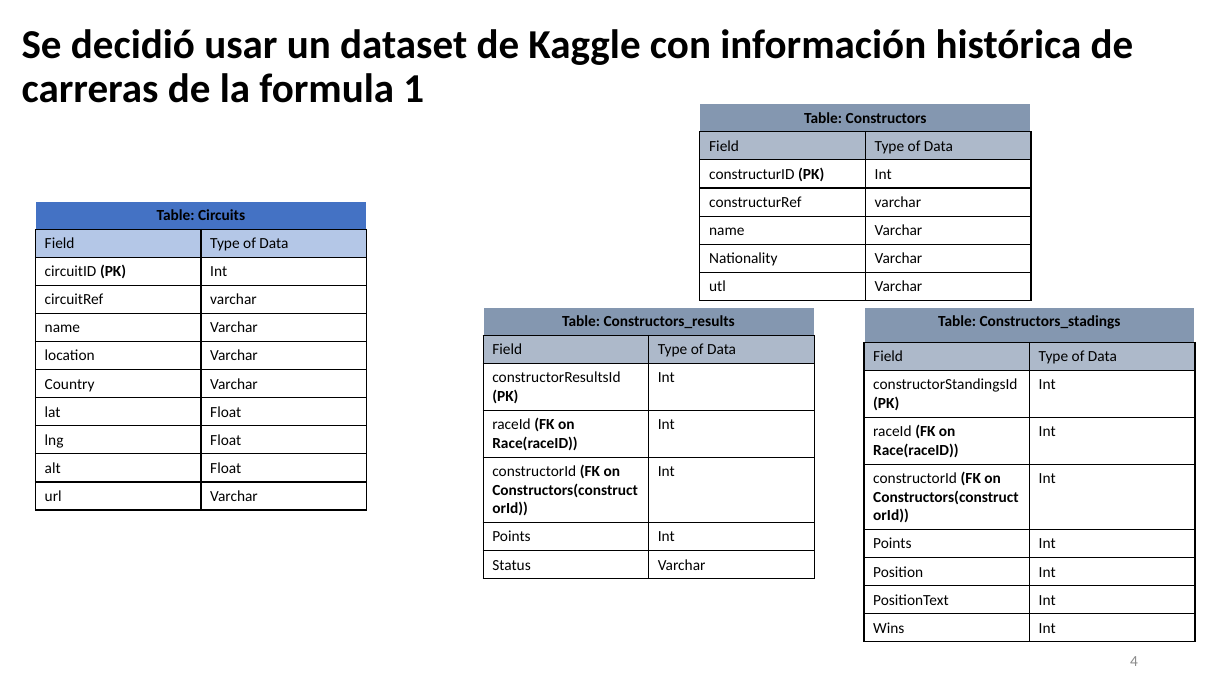
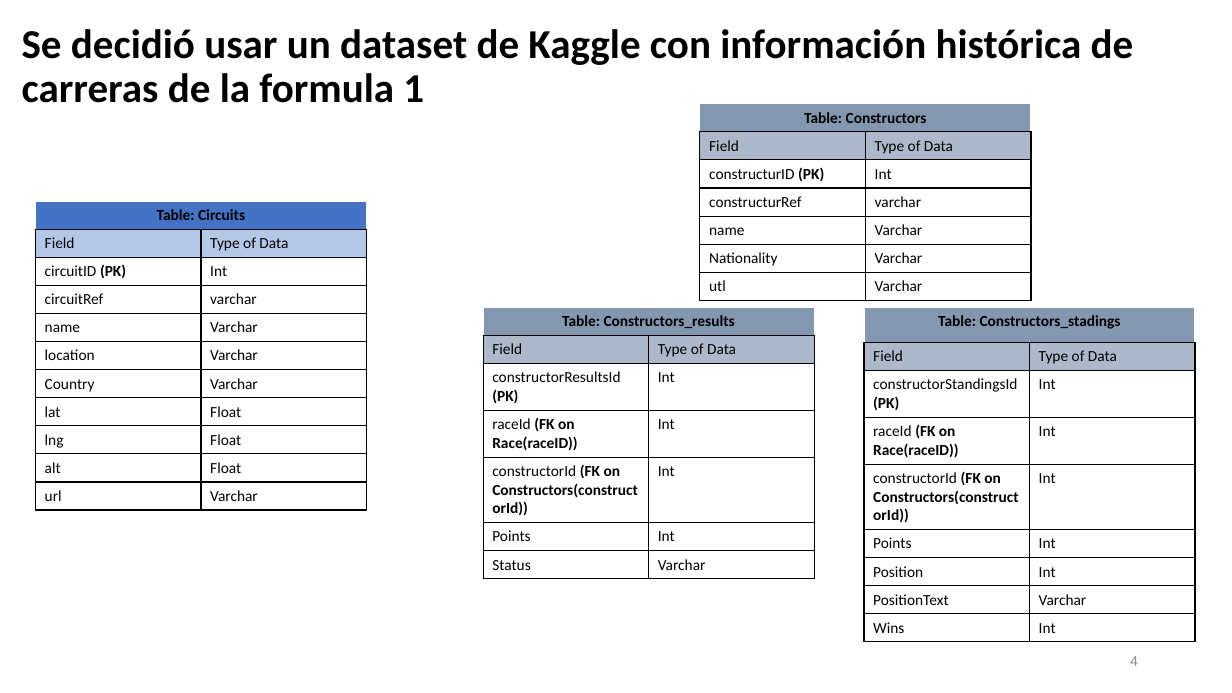
Before and after one commit to Sergio-Ibarra-1795/CoderHouse_DataAnalytics_gitHub, a slide deck: slide 4 of SOLO_SQL_Coder/Coder_SOLO_SQL_Ibarra_Sergio_Entrega2_Definicion_tablas_y_relaciones.pptx. Drawn at 1232x693 pixels with LibreOffice and Linux fonts; fonts in the diff are those of the drawing. Boxes give left, top, right and bottom in pixels: in the first picture for what was removed or moved away, otherwise in the second. Text is boxed around its words. In the diff, an @@ line names an element or a change of style, - is before the commit and + after.

Commit message:
Agregando Entrega 3 de descripcion de tablas de Formula1

```diff
--- a/SOLO_SQL_Coder/Coder_SOLO_SQL_Ibarra_Sergio_Entrega2_Definicion_tablas_y_relaciones.pptx
+++ b/SOLO_SQL_Coder/Coder_SOLO_SQL_Ibarra_Sergio_Entrega2_Definicion_tablas_y_relaciones.pptx
@@ table at (864,308,1195,639) @@
-row 8, column 2: Int
+row 8, column 2: Varchar
```
Also in this commit, not shown: 1 other slide changed, 2 other files.
